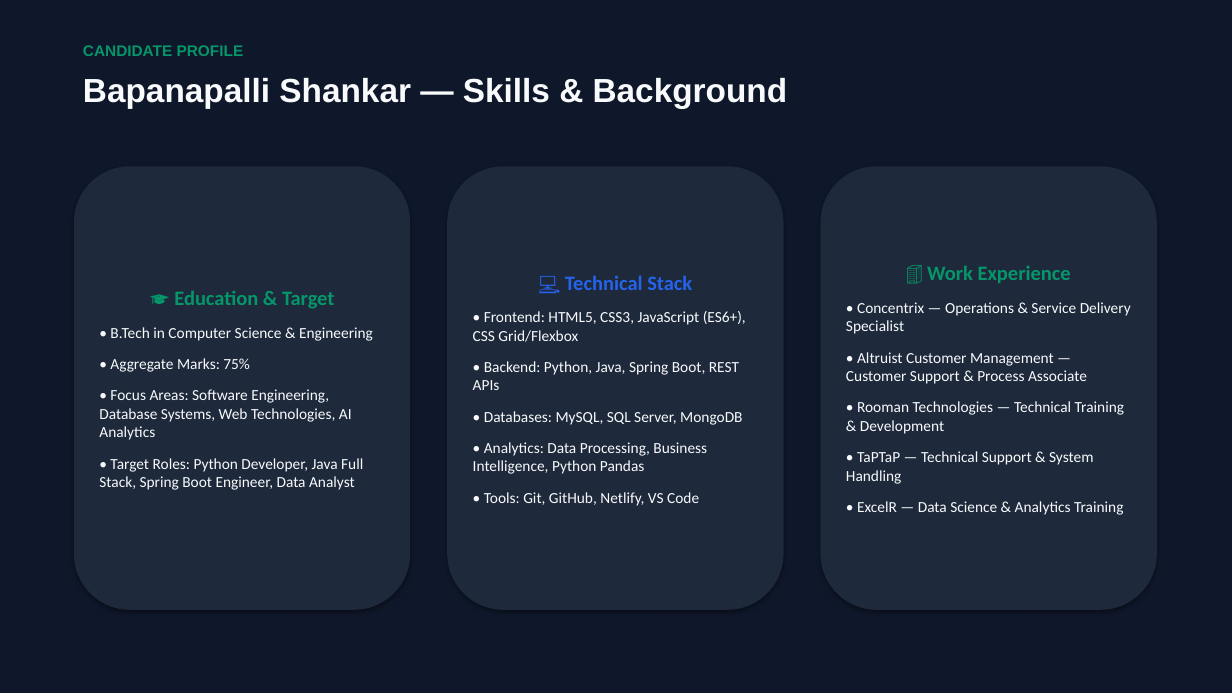
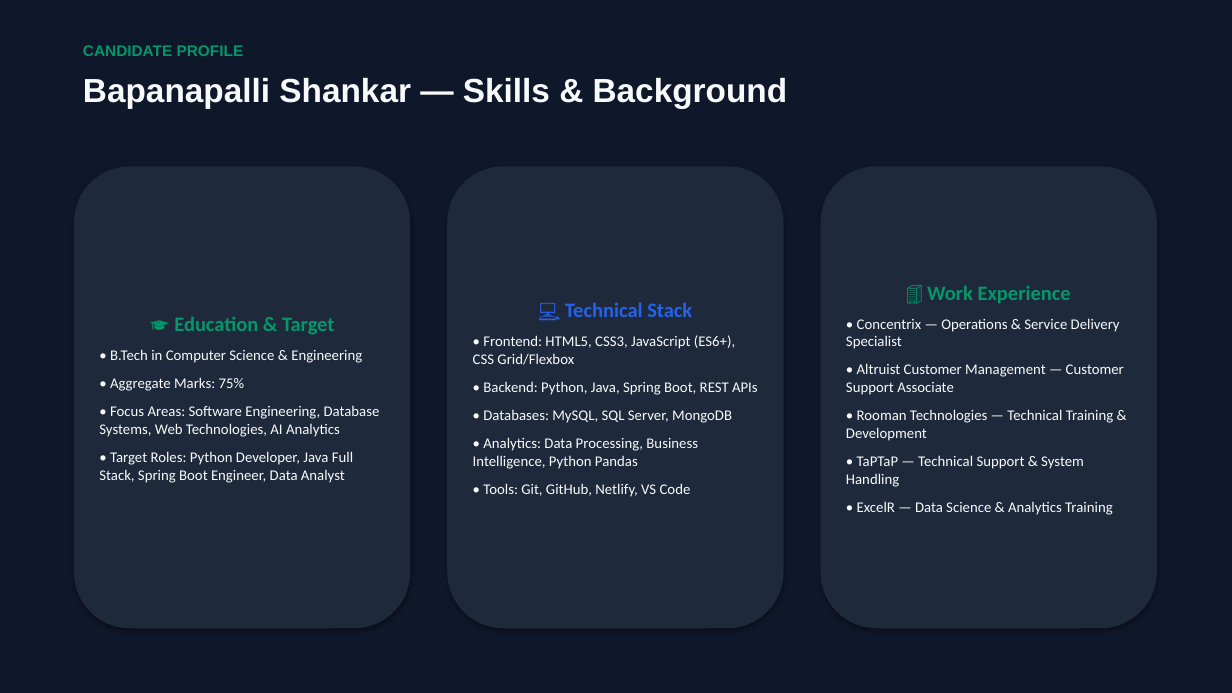
Before and after one commit to Shankarz9704/PORTFOLIO, a slide deck: slide 3 of Portfolio_Presentation_Bapanapalli_Shankar.pptx. Drawn at 1232x693 pixels with LibreOffice and Linux fonts; fonts in the diff are those of the drawing. Boxes give left, top, right and bottom in pixels: in the first picture for what was removed or moved away, otherwise in the second. Text is boxed around its words. In the diff, an @@ line names an element or a change of style, - is before the commit and + after.

Commit message:
Update PPTX and presentation.html with clickable links and full screen presentation URL

```diff
--- a/Portfolio_Presentation_Bapanapalli_Shankar.pptx
+++ b/Portfolio_Presentation_Bapanapalli_Shankar.pptx
@@ rounded rectangle "🎓 Education & Target": place and size @@
-rounded rectangle "🎓 Education & Target" at [74, 166, 410, 610]
+rounded rectangle "🎓 Education & Target" at [74, 166, 410, 628]
@@ rounded rectangle "💻 Technical Stack": place and size @@
-rounded rectangle "💻 Technical Stack" at [447, 166, 784, 610]
+rounded rectangle "💻 Technical Stack" at [447, 166, 784, 628]
@@ rounded rectangle "🏢 Work Experience": place and size @@
-rounded rectangle "🏢 Work Experience" at [821, 166, 1157, 610]
+rounded rectangle "🏢 Work Experience" at [821, 166, 1157, 628]
@@ text in rounded rectangle at [846, 318, 1120, 515]: size 12 to 11.5 pt in "• Concentrix — Operations & Service Delivery ...", "• Rooman Technologies — Technical Training & ...", "• TaPTaP — Technical Support & System ...", "• ExcelR — Data Science & Analytics ..."; less space between paragraphs @@
@@ text in rounded rectangle at [99, 349, 380, 483]: size 12 to 11.5 pt; less space between paragraphs @@
@@ text in rounded rectangle at [473, 335, 758, 497]: size 12 to 11.5 pt; less space between paragraphs @@
@@ text in rounded rectangle at [846, 363, 1124, 395]: text changed; size 12 to 11.5 pt @@
-• Altruist Customer Management — Customer Support & Process Associate
+• Altruist Customer Management — Customer Support Associate
```
Also in this commit, not shown: 5 other slides changed, 2 other files.
